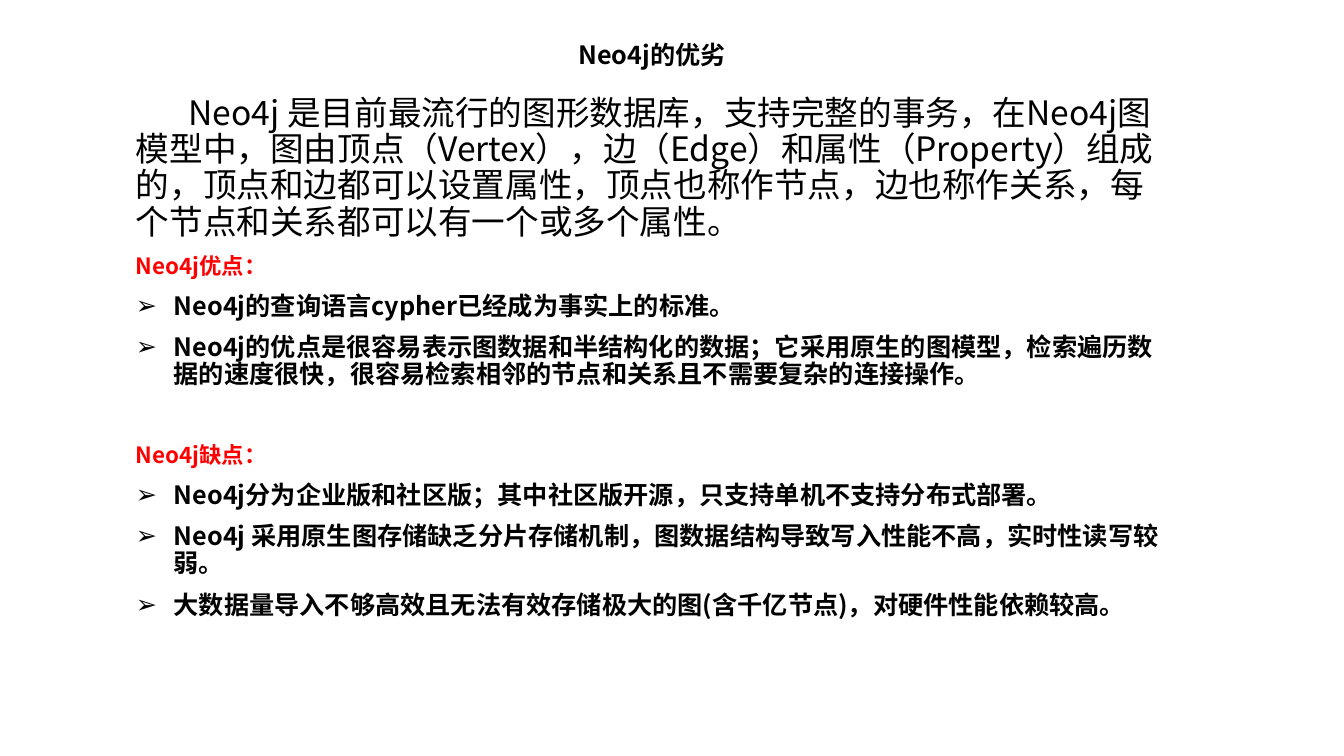
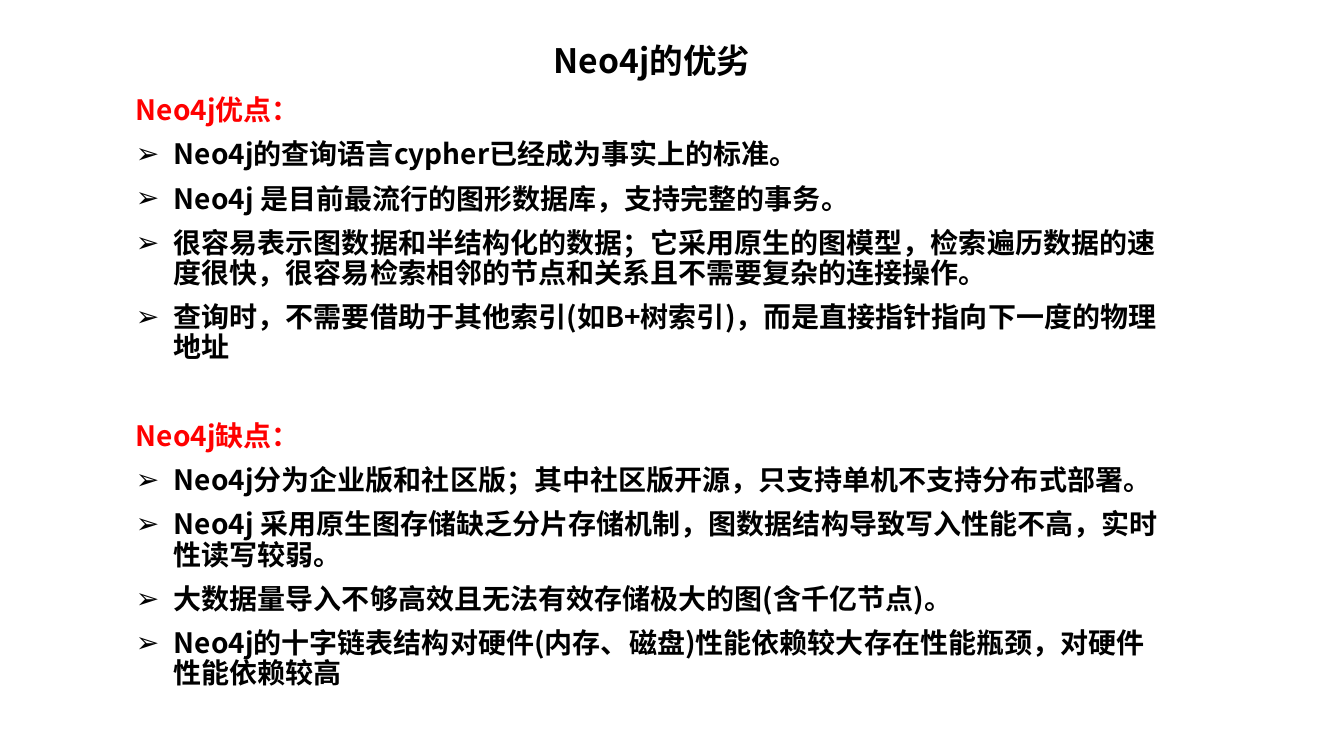
Before and after one commit to chendaye/Interview_xmind, a slide deck: slide 10 of graduate/开题报告-陈小龙.pptx (slide 9 before the commit). Drawn at 1344x756 pixels with LibreOffice and Linux fonts; fonts in the diff are those of the drawing. Boxes give left, top, right and bottom in pixels: in the first picture for what was removed or moved away, otherwise in the second. Text is boxed around its words. In the diff, an @@ line names an element or a change of style, - is before the commit and + after.

```diff
--- a/graduate/开题报告-陈小龙.pptx
+++ b/graduate/开题报告-陈小龙.pptx
@@ text "Neo4j的优劣" at <box>554,44,751,81</box>: size 18 to 24 pt @@
@@ text at <box>136,96,1153,237</box>: paragraph removed @@
-Neo4j 是目前最流行的图形数据库，支持完整的事务，在Neo4j图模型中，图由顶点（Vertex），边（Edge）和属性（Property）组成的，顶点和边都可以设置属性，顶点也称作节点，边也称作关系，每个节点和关系都可以有一个或多个属性。
@@ text at <box>136,96,1157,568</box>: size 16 to 20 pt in "Neo4j优点：", "Neo4j缺点："; size 18 to 20 pt in "Neo4j的查询语言cypher已经成为事实上的标准。", "Neo4j分为企业版和社区版；其中社区版开源，只支持单机不支持分布式部署。", "Neo4j 采用原生图存储缺乏分片存储机制，图数据结构导致写入性能不高，实时性读写较弱。" @@
@@ text at <box>174,185,1157,359</box>: text changed; size 18 to 20 pt @@
-➢ Neo4j的优点是很容易表示图数据和半结构化的数据；它采用原生的图模型，检索遍历数据的速度很快，很容易检索相邻的节点和关系且不需要复杂的连接操作。
+➢ Neo4j 是目前最流行的图形数据库，支持完整的事务。
+➢ 很容易表示图数据和半结构化的数据；它采用原生的图模型，检索遍历数据的速度很快，很容易检索相邻的节点和关系且不需要复杂的连接操作。
+➢ 查询时，不需要借助于其他索引(如B+树索引)，而是直接指针指向下一度的物理地址
@@ text at <box>174,585,1145,686</box>: text changed; size 18 to 20 pt @@
-➢ 大数据量导入不够高效且无法有效存储极大的图(含千亿节点)，对硬件性能依赖较高。
+➢ 大数据量导入不够高效且无法有效存储极大的图(含千亿节点)。
+➢ Neo4j的十字链表结构对硬件(内存、磁盘)性能依赖较大存在性能瓶颈，对硬件性能依赖较高
```
Also in this commit, not shown: 11 other slides changed, 9 slides added, 5 slides removed.
